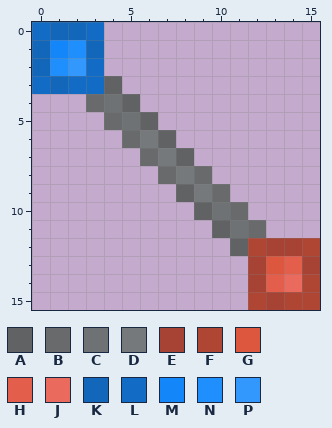
Two versions of one pixel-art sprite, assets/cubyz/items/textures/selection_wand.png. This is how it looked before the edit.
The file is 16x16 pixels.
Palette (. is transparent): A #606263  B #686a6b  C #6e7274  D #76797b  E #a74334  F #af4533  G #dc573e  H #e45f4b  J #ea6a5d  K #1267bb  L #126bc5  M #1386f9  N #208ffe  P #3398fd
Pixels before, first column x 0:
 0 LKKL............
 1 KMNK............
 2 KNPL............
 3 LKLLA...........
 4 ...BCA..........
 5 ....BCA.........
 6 .....BDA........
 7 ......BDA.......
 8 .......BDB......
 9 ........ADB.....
10 .........ACB....
11 ..........ACB...
12 ...........AFEEF
13 ............EGHE
14 ............EHJF
15 ............FEFF
And afterwards:
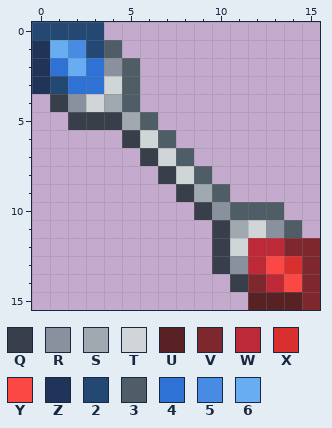
Colours new in this view: Q #393f4a  R #89919e  S #a0a9b0  T #d0d5d7  U #582224  V #7e282e  W #bd2936  X #da2f2f  Y #fb4845  Z #20345a  2 #244874  3 #4e5d66  4 #2f72d5  5 #488be3  6 #68acf1
Difference:
Changed rows in their new state; - is an unchanged pixel.
first column x 0:
 0 2222------------
 1 Z6523-----------
 2 Z464R3----------
 3 Z244T3----------
 4 -QRTS3----------
 5 --QQQS3---------
 6 -----QT3--------
 7 ------QT3-------
 8 -------QT3------
 9 --------QS3-----
10 ---------QR333--
11 ----------QSTR3-
12 ----------QTWWVV
13 ----------QRWYXV
14 -----------QVWYV
15 ------------UUUV
Where, in picture pixels (left, top, right, bottom), the same in both pictures:
changed: (32, 22, 320, 310)
